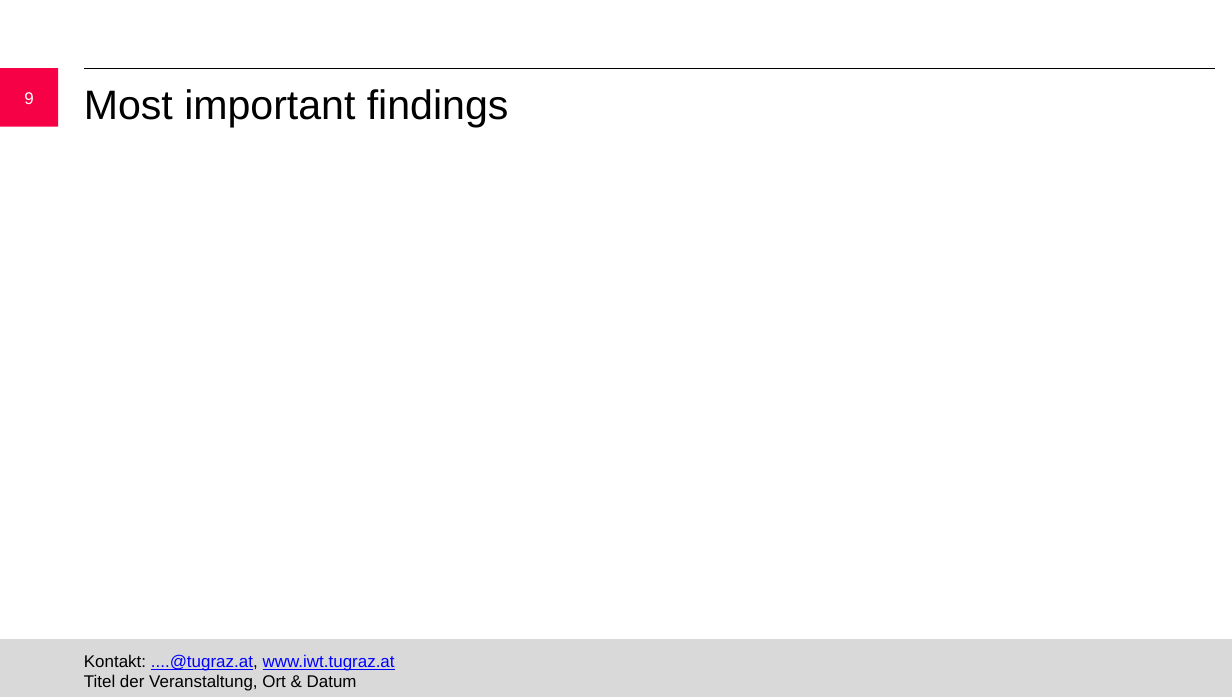
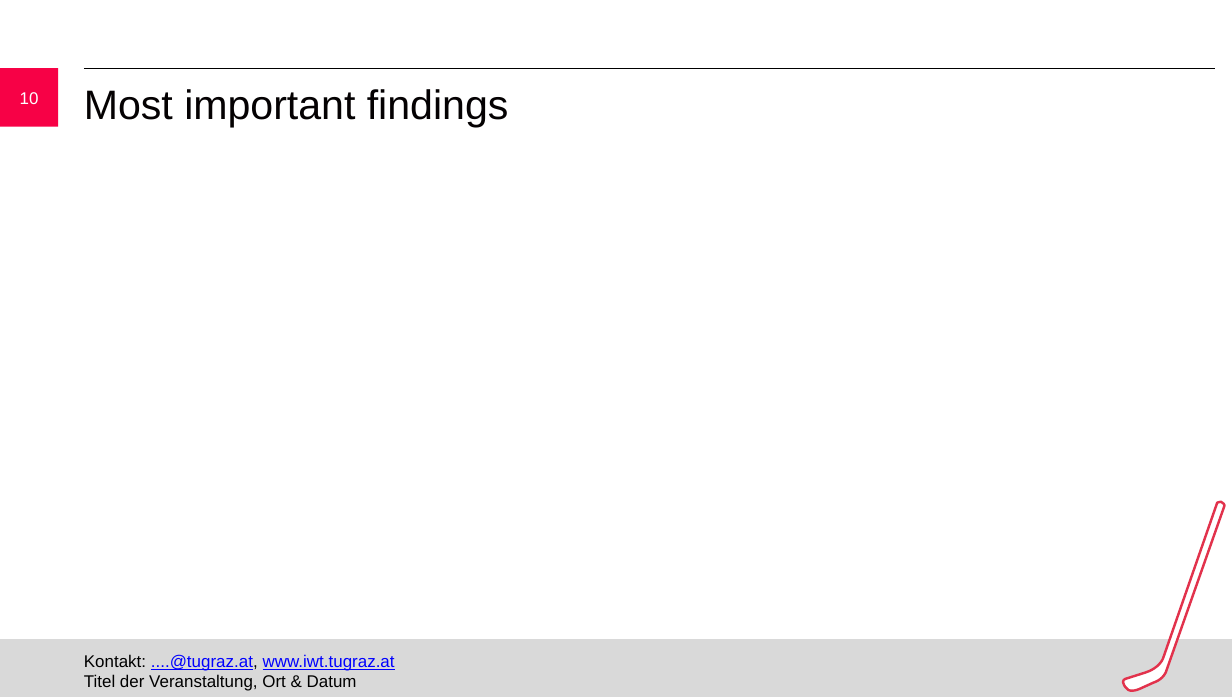
Before and after one commit to jaklvinc/KnowledgeDiscoveryAndDataMining-TUGraz-2026, a slide deck: slide 10 of KDDM_phase1_presentation.pptx (slide 9 before the commit). Drawn at 1232x697 pixels with LibreOffice and Linux fonts; fonts in the diff are those of the drawing; background and template pictures are left out. Boxes give left, top, right and bottom in pixels: in the first picture for what was removed or moved away, otherwise in the second. Text is boxed around its words. In the diff, an @@ line names an element or a change of style, - is before the commit and + after.

```diff
--- a/KDDM_phase1_presentation.pptx
+++ b/KDDM_phase1_presentation.pptx
@@ page number at <box>20,92,39,104</box>: text changed @@
-9
+10
@@ freeform shape added at <box>1123,502,1225,691</box>, fill #FFFFFF, outline #E2324C 2 pt @@
```
Also in this commit, not shown: 7 other slides changed, 1 slide added.
